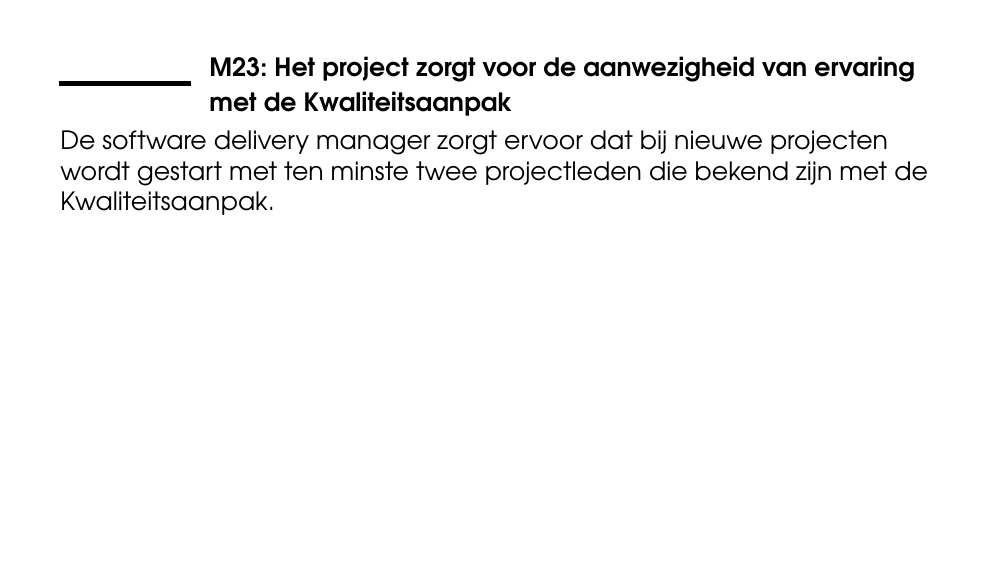
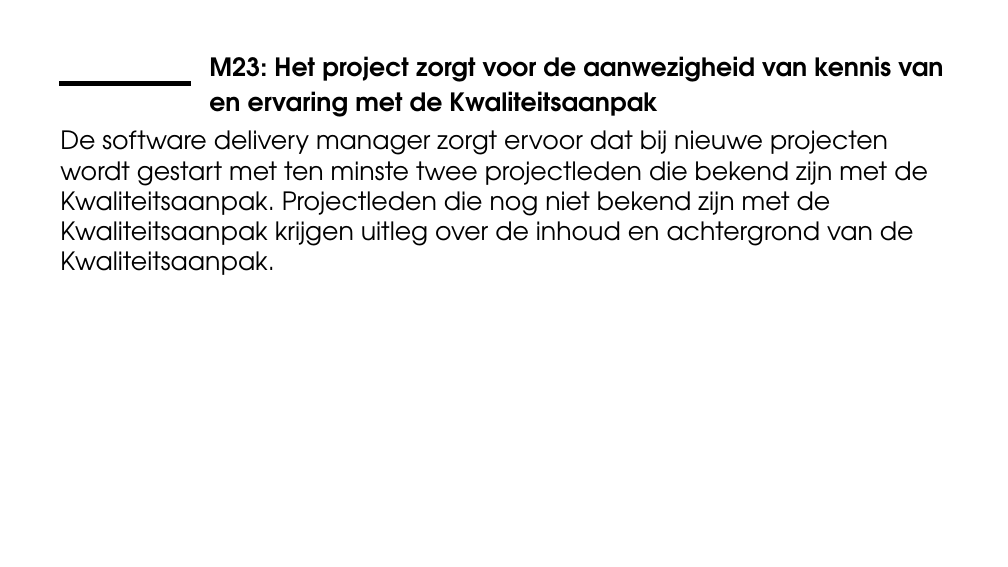
Before and after one commit to ICTU/Kwaliteitsaanpak, a slide deck: slide 19 of docs/wip/ICTU-Kwaliteitsaanpak.pptx. Drawn at 1008x567 pixels with LibreOffice and Linux fonts; fonts in the diff are those of the drawing; background and template pictures are left out. Boxes give left, top, right and bottom in pixels: in the first picture for what was removed or moved away, otherwise in the second. Text is boxed around its words. In the diff, an @@ line names an element or a change of style, - is before the commit and + after.

Commit message:
Voeg kennis van KA toe aan M23. (#1017)
* Verwijzigingen naar OpenVAS verwijderd. (#1007)

Closes #949.

* Voeg template voor voortgang voorfase producten toe. (#986)

Closes #760.

* Voeg kennis van KA toe aan M23.

De titel van maatregel M23 is veranderd van "Het project zorgt voor de aanwezigheid van ervaring met de Kwaliteitsaanpak" naar "Het project zorgt voor de aanwezigheid van kennis van en ervaring met de Kwaliteitsaanpak". Aan de inhoud is toegevoegd dat nieuwe projectleden uitleg over de Kwaliteitsaanpak krijgen.

Closes #794.

```diff
--- a/docs/wip/ICTU-Kwaliteitsaanpak.pptx
+++ b/docs/wip/ICTU-Kwaliteitsaanpak.pptx
@@ title at (x1=209, y1=56, x2=943, y2=117): text changed @@
-M23: Het project zorgt voor de aanwezigheid van ervaring met de Kwaliteitsaanpak
+M23: Het project zorgt voor de aanwezigheid van kennis van en ervaring met de Kwaliteitsaanpak
@@ text at (x1=60, y1=130, x2=928, y2=275): text changed @@
-De software delivery manager zorgt ervoor dat bij nieuwe projecten wordt gestart met ten minste twee projectleden die bekend zijn met de Kwaliteitsaanpak.
+De software delivery manager zorgt ervoor dat bij nieuwe projecten wordt gestart met ten minste twee projectleden die bekend zijn met de Kwaliteitsaanpak. Projectleden die nog niet bekend zijn met de Kwaliteitsaanpak krijgen uitleg over de inhoud en achtergrond van de Kwaliteitsaanpak.
```
Also in this commit, not shown: 1 other slide changed, 24 other files.
